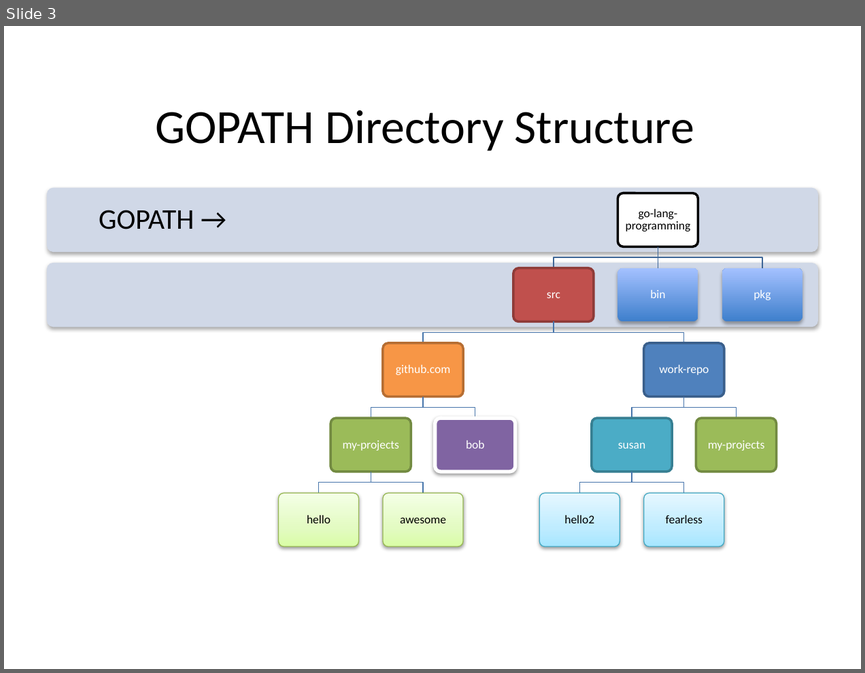
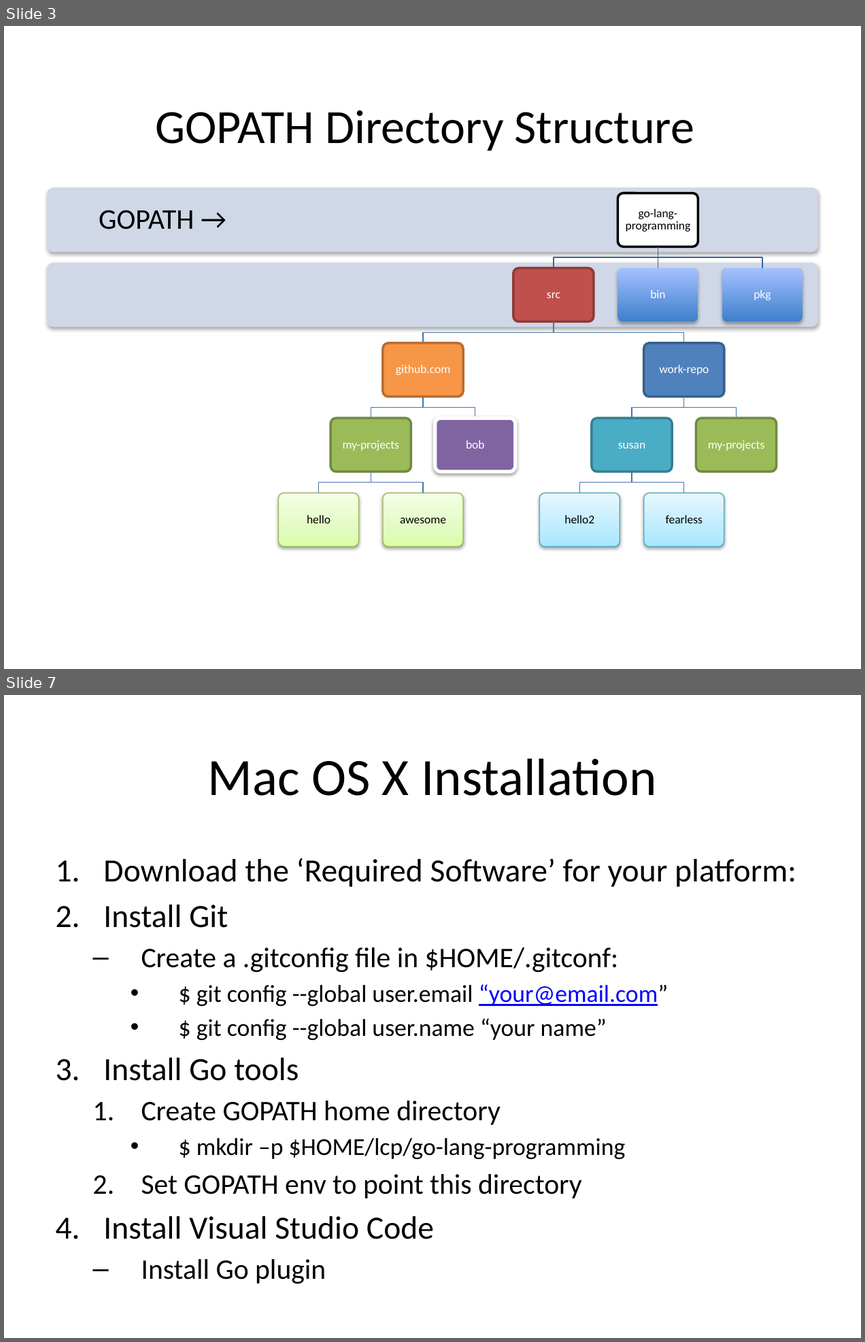
Before and after one commit to xiliax/go-lang-programming, a slide deck: doc/Go-Lang-Programming.pptx. Shown one above the other, each under a label of ours: slide 3 before the commit, slides 3 and 7 after it; the slides between them are not shown. The pictures are 865x673 and 865x1342 pixels, drawn with LibreOffice and Linux fonts; fonts in the diff are those of the drawing. Boxes give left, top, right and bottom in pixels: in the first picture for what was removed or moved away, otherwise in the second. Text is boxed around its words. In the diff, an @@ line names an element or a change of style, - is before the commit and + after.

```diff
--- a/doc/Go-Lang-Programming.pptx
+++ b/doc/Go-Lang-Programming.pptx
@@ slide 7 added at (4,695,861,1338), background #FFFFFF @@
@@ title added at (208,758,656,796), 44 pt, text #000000 @@
+Mac OS X Installation
@@ text added at (103,858,796,1283), 20.4 pt, text #000000 @@
+1. Download the ‘Required Software’ for your platform:
+2. Install Git
+  – Create a .gitconfig file in $HOME/.gitconf:
+    • $ git config --global user.email “your@email.com”
+    • $ git config --global user.name “your name”
+3. Install Go tools
+  1. Create GOPATH home directory
+    • $ mkdir –p $HOME/lcp/go-lang-programming
+  2. Set GOPATH env to point this directory
+4. Install Visual Studio Code
+  – Install Go plugin
```
Also in this commit, not shown: 1 slide changed, 17 other slides added, 24 other files.
